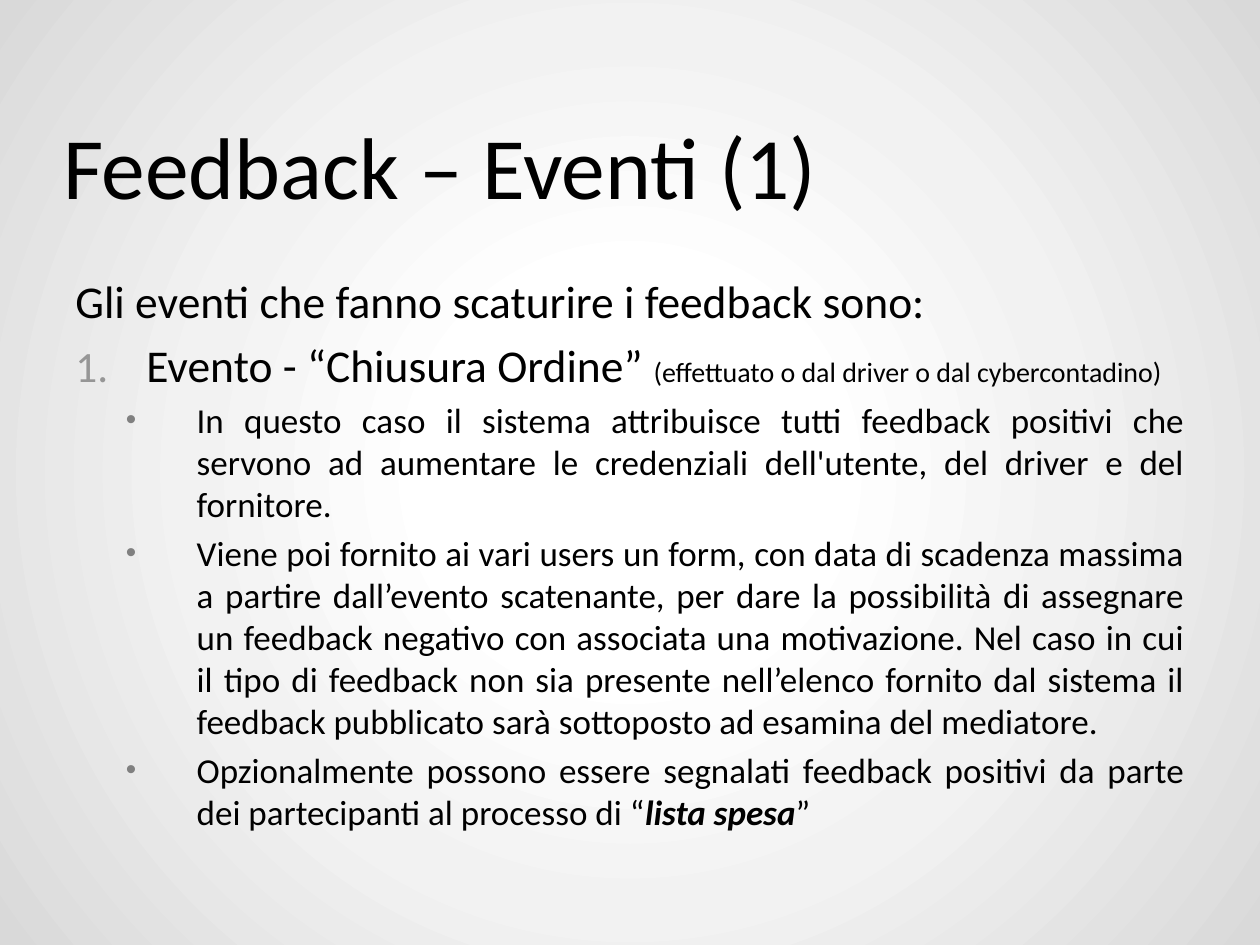
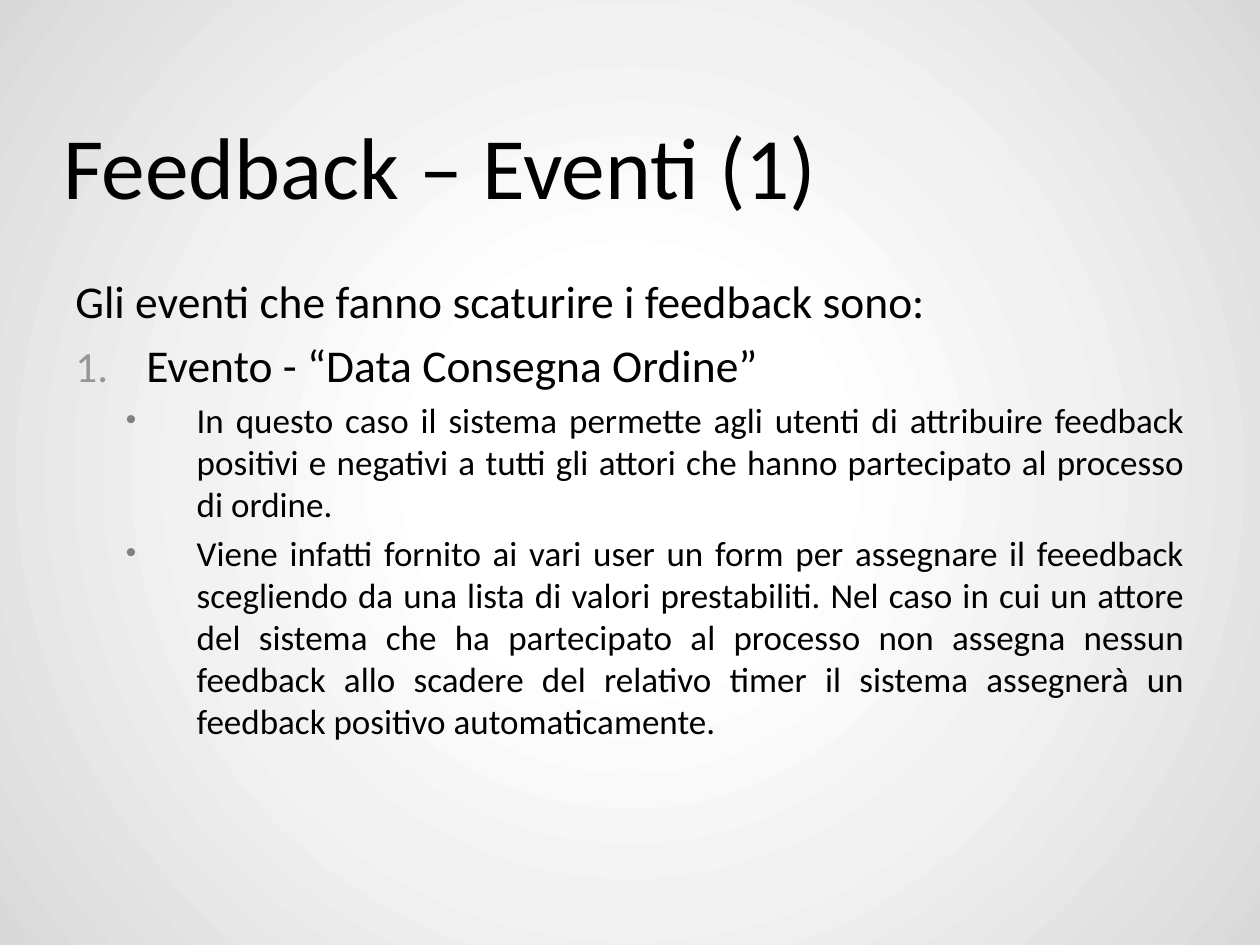
Before and after one commit to ZhangUranus/amicidelgas, a slide deck: slide 16 of SeamAmiciDelGas/risorse_gassose/presentazione_demo/SeamAmiciDelGas.pptx (slide 17 before the commit). Drawn at 1260x945 pixels with LibreOffice and Linux fonts; fonts in the diff are those of the drawing; background and template pictures are left out. Boxes give left, top, right and bottom in pixels: in the first picture for what was removed or moved away, otherwise in the second. Text is boxed around its words. In the diff, an @@ line names an element or a change of style, - is before the commit and + after.

```diff
--- a/SeamAmiciDelGas/risorse_gassose/presentazione_demo/SeamAmiciDelGas.pptx
+++ b/SeamAmiciDelGas/risorse_gassose/presentazione_demo/SeamAmiciDelGas.pptx
@@ text at box(146, 349, 1184, 740): text changed @@
-1. Evento - “Chiusura Ordine” (effettuato o dal driver o dal cybercontadino)
-  • In questo caso il sistema attribuisce tutti feedback positivi che servono ad aumentare le credenziali dell'utente, del driver e del fornitore.
-  • Viene poi fornito ai vari users un form, con data di scadenza massima a partire dall’evento scatenante, per dare la possibilità di assegnare un feedback negativo con associata una motivazione. Nel caso in cui il tipo di feedback non sia presente nell’elenco fornito dal sistema il feedback pubblicato sarà sottoposto ad esamina del mediatore.
-  • Opzionalmente possono essere segnalati feedback positivi da parte dei partecipanti al processo di “lista spesa”
+1. Evento - “Data Consegna Ordine”
+  • In questo caso il sistema permette agli utenti di attribuire feedback positivi e negativi a tutti gli attori che hanno partecipato al processo di ordine.
+  • Viene infatti fornito ai vari user un form per assegnare il feeedback scegliendo da una lista di valori prestabiliti. Nel caso in cui un attore del sistema che ha partecipato al processo non assegna nessun feedback allo scadere del relativo timer il sistema assegnerà un feedback positivo automaticamente.
```
Also in this commit, not shown: 16 other slides changed, 31 slides added, 2 slides removed.
